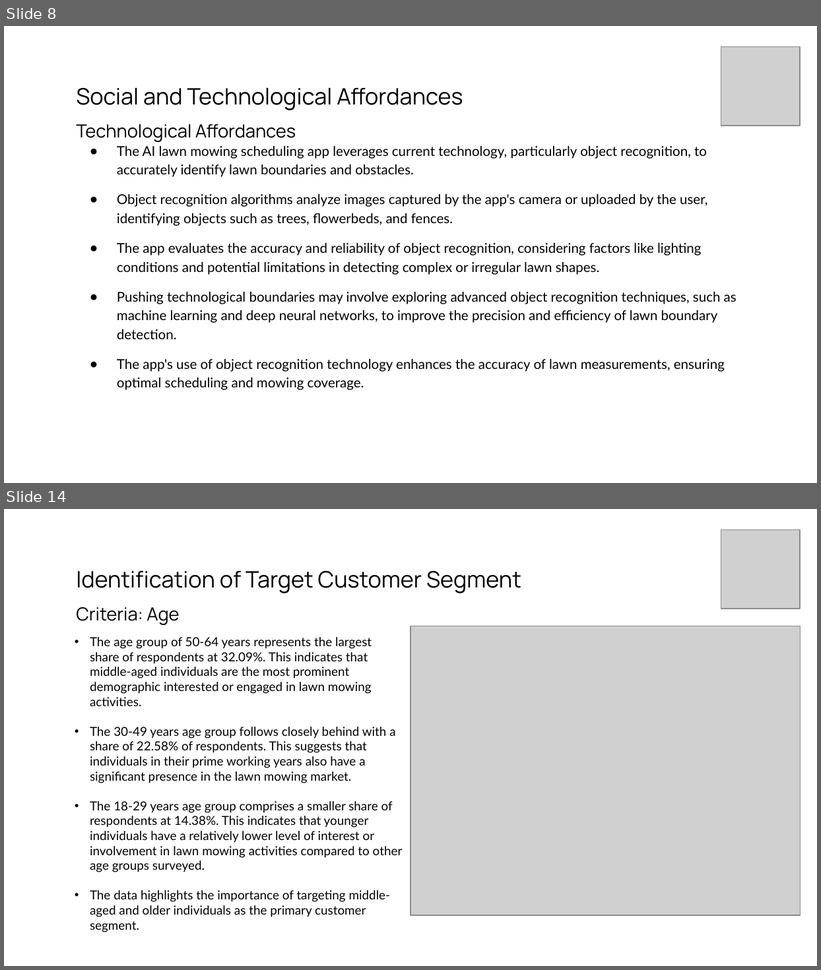
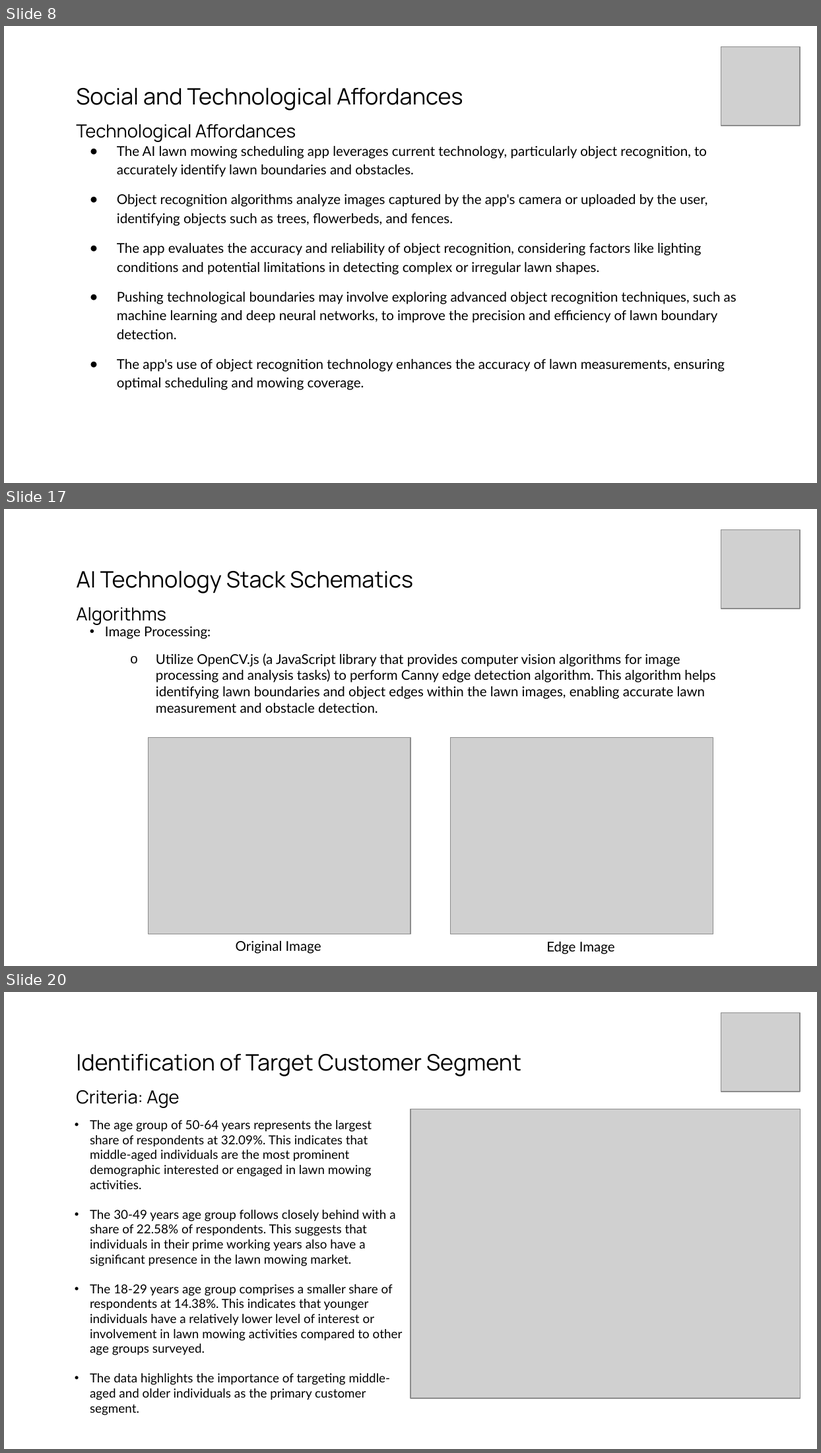
Before and after one commit to gasserahmed/VT-MIT, a slide deck: MGT5824-Tech-based Entrepreneurship/Assignments/Milestone #2 - Venture Solution Prototype & Social Affordances/gasser18-milestone2_prototype_and_social_affordances_slides.pptx. Shown one above the other, each under a label of ours: slides 8 and 14 before the commit, slides 8, 17 and 20 after it; the slides between them are not shown. The pictures are 821x970 and 821x1453 pixels, drawn with LibreOffice and Linux fonts; fonts in the diff are those of the drawing; grey boxes stand for pictures. Boxes give left, top, right and bottom in pixels: in the first picture for what was removed or moved away, otherwise in the second. Text is boxed around its words. In the diff, an @@ line names an element or a change of style, - is before the commit and + after.

```diff
--- a/MGT5824-Tech-based Entrepreneurship/Assignments/Milestone #2 - Venture Solution Prototype & Social Affordances/gasser18-milestone2_prototype_and_social_affordances_slides.pptx
+++ b/MGT5824-Tech-based Entrepreneurship/Assignments/Milestone #2 - Venture Solution Prototype & Social Affordances/gasser18-milestone2_prototype_and_social_affordances_slides.pptx
@@ slide 17 added at (4, 509, 817, 966), background #FFFFFF @@
@@ picture added at (721, 530, 800, 609) @@
@@ title added at (76, 571, 413, 625), 20 pt, text #000000 @@
+AI Technology Stack Schematics
+Algorithms
@@ text added at (105, 626, 715, 713), 12 pt, text #000000 @@
+• Image Processing:
+  o Utilize OpenCV.js (a JavaScript library that provides computer vision algorithms for image processing and analysis tasks) to perform Canny edge detection algorithm. This algorithm helps identifying lawn boundaries and object edges within the lawn images, enabling accurate lawn measurement and obstacle detection.
@@ picture added at (148, 737, 411, 934) @@
@@ picture added at (450, 737, 713, 934) @@
@@ text added at (236, 941, 321, 954), 12 pt, text #000000 @@
+Original Image
@@ text added at (547, 942, 615, 955), 12 pt, text #000000 @@
+Edge Image
@@ what was slide 14 is now slide 20 @@
```
Also in this commit, not shown: 4 slides changed, 5 other slides added.
